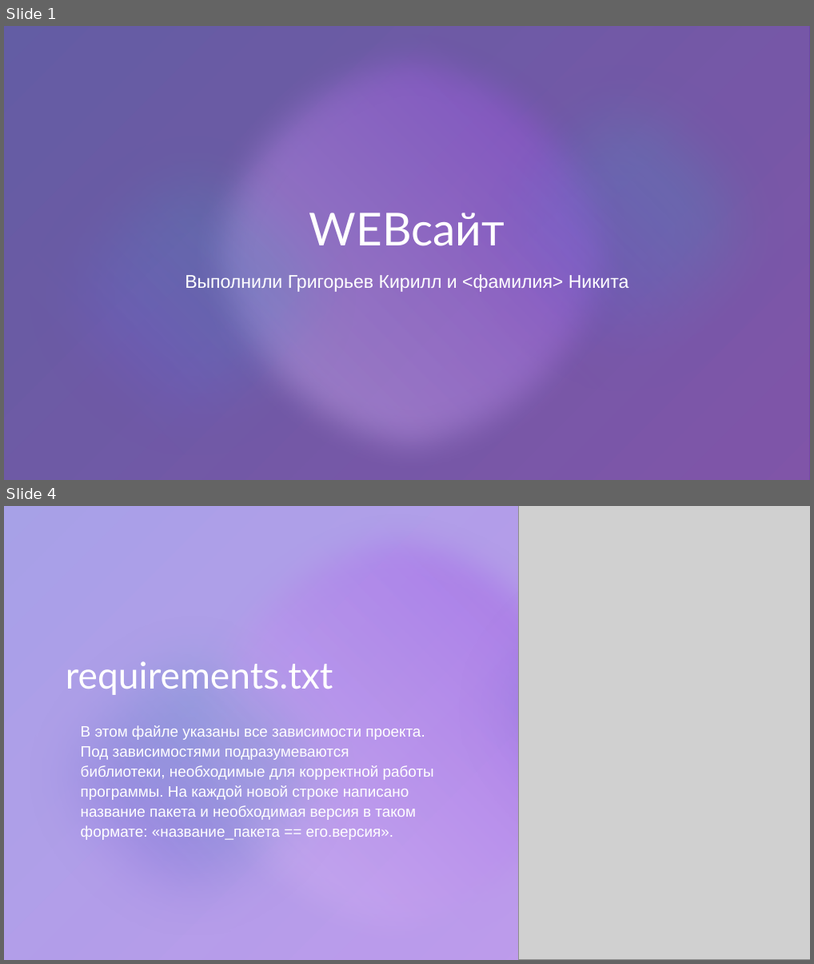
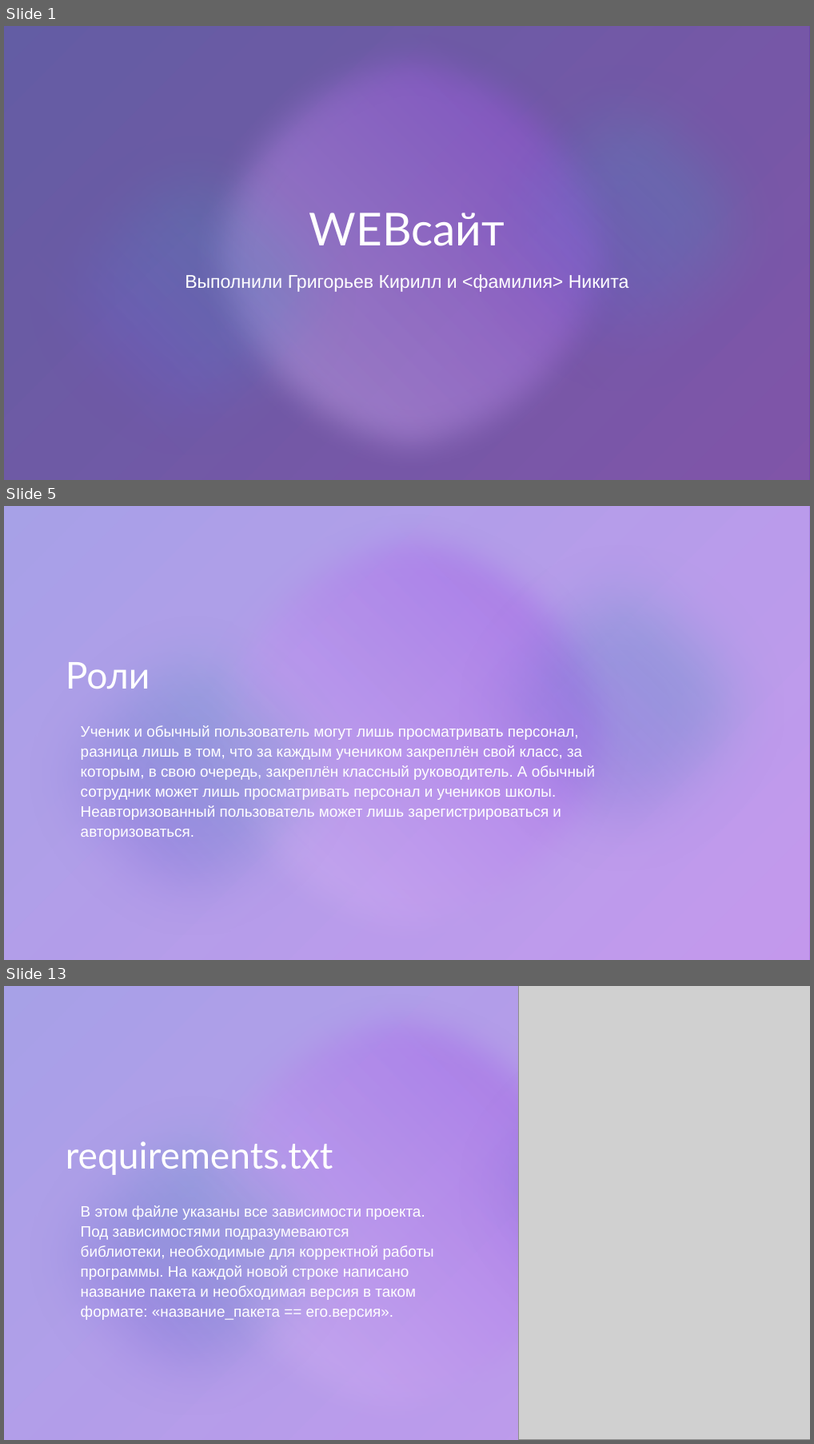
Before and after one commit to NeMolliriK/web-site, a slide deck: files/Презентация.pptx. Shown one above the other, each under a label of ours: slides 1 and 4 before the commit, slides 1, 5 and 13 after it; the slides between them are not shown. The pictures are 814x964 and 814x1444 pixels, drawn with LibreOffice and Linux fonts; fonts in the diff are those of the drawing; grey boxes stand for pictures; background and template pictures are left out; a plain dark background stands for a picture behind light text. Boxes give left, top, right and bottom in pixels: in the first picture for what was removed or moved away, otherwise in the second. Text is boxed around its words. In the diff, an @@ line names an element or a change of style, - is before the commit and + after.

```diff
--- a/files/Презентация.pptx
+++ b/files/Презентация.pptx
@@ slide 5 added at (4,506,810,960), background #FFFFFF; not listed: 1 template element that a slide beside it also shows @@
@@ rectangle added at (4,506,810,960), fill #FFFFFF @@
@@ rectangle added at (4,506,810,960), fill gradient #4F41D5 to #8A30E0 @@
@@ rectangle added at (4,506,810,960), fill #F2F3F0 at 20% opacity @@
@@ ellipse added at (186,506,639,960), fill gradient #E8D6F9 to #8A30E0 @@
@@ ellipse added at (430,518,810,900), fill gradient #8A30E0 to #2AC2AB @@
@@ ellipse added at (4,590,384,960), fill gradient #8A30E0 to #2AC2AB @@
@@ title added at (66,662,150,688), 44 pt, text #FFFFFF @@
+Роли
@@ text added at (81,725,595,840), 18 pt, text #FFFFFF @@
+Ученик и обычный пользователь могут лишь просматривать персонал, разница лишь в том, что за каждым учеником закреплён свой класс, за которым, в свою очередь, закреплён классный руководитель. А обычный сотрудник может лишь просматривать персонал и учеников школы. Неавторизованный пользователь может лишь зарегистрироваться и авторизоваться.
@@ what was slide 4 is now slide 13 @@
```
Also in this commit, not shown: 1 slide changed, 10 other slides added, 2 slides removed, 1 other file.
